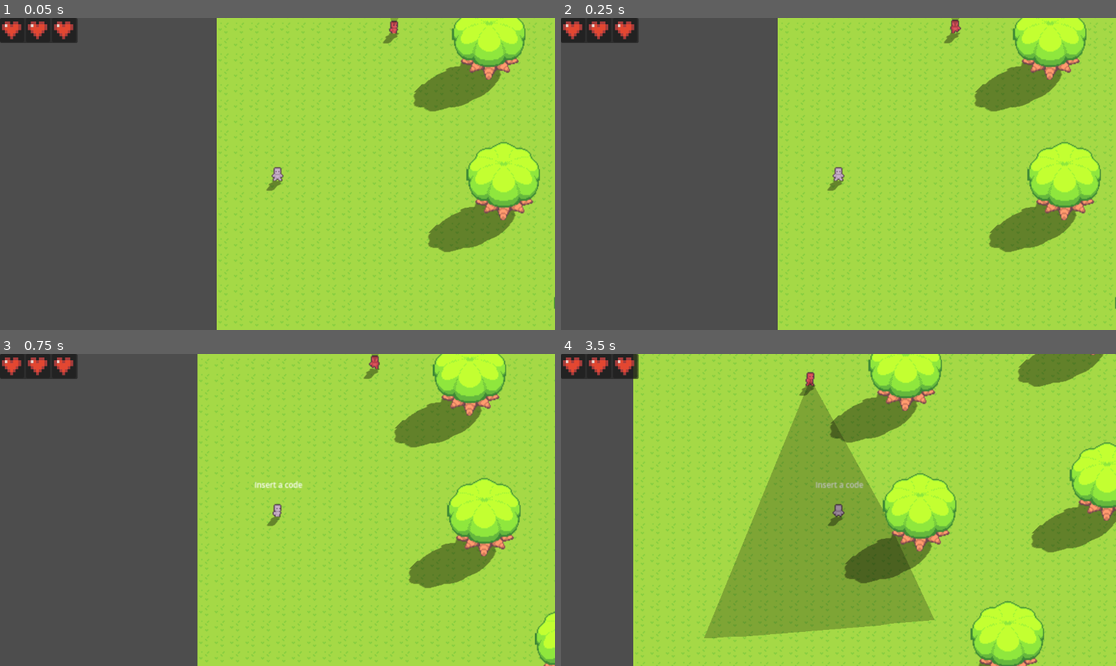
Above: before the commit, frames 1-4 (two rows, left to right).
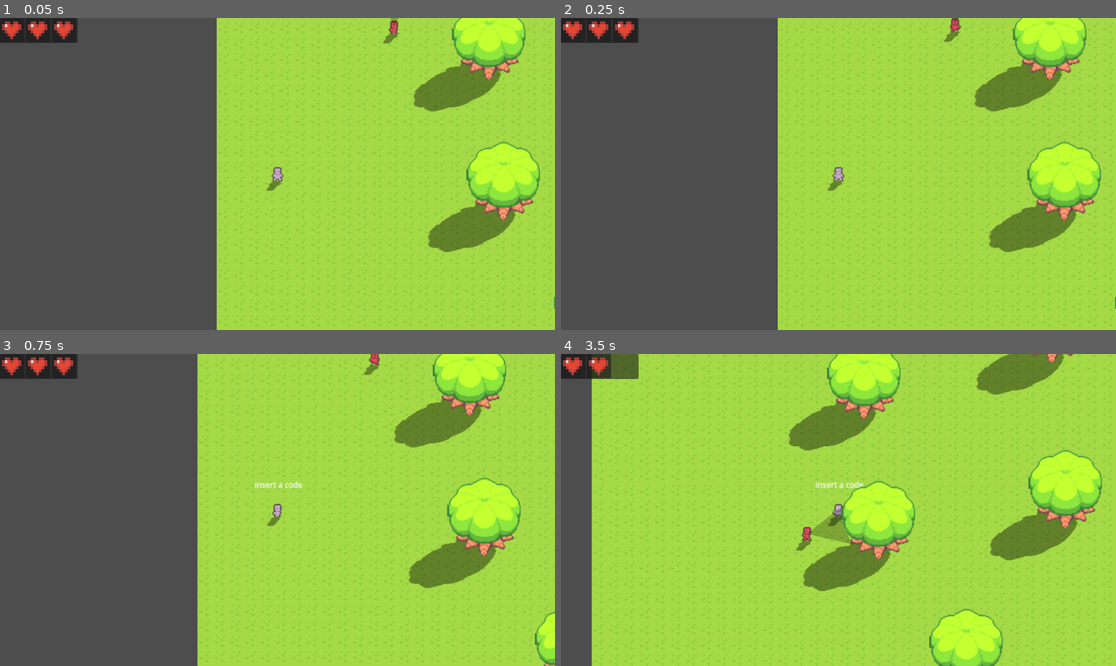
Above: after the commit, the same moments.

Repository: asuma312/red_hood_fox
Game: Godot game, scene res://main.tscn
The game is run twice, just before and just after one commit, with the same random seed, the same clock (stepped at 60 frames per second) and the same inputs.
Inputs (mouse positions are in pixels of both pictures, inside the frame that each line leads up to):
- Up to frame 1 (0.05 s): no input
- Up to frame 2 (0.25 s): no input
- Up to frame 3 (0.75 s): tap Enter at 0.5 s; hold Right (rightarrow) from 0.53 s (still down); tap ` (startwriting) at 0.6 s; click (277, 510) at 0.67 s
- Up to frame 4 (3.5 s): move the mouse to (727, 525) at 1.27 s; release Right (rightarrow) at 1.28 s; hold Down (downarrow) 1.28-2.03 s; tap Backspace at 1.35 s; move the mouse to (894, 441) at 2.02 s; hold Right (rightarrow) 2.03-2.78 s; tap Delete at 2.1 s; move the mouse to (810, 572) at 2.77 s; hold Up (uparrow) from 2.78 s (still down); tap ` (startwriting) at 2.85 s; click (810, 572) at 2.92 s

Frame 1 is identical in both runs. In frame 2, less than 0.1% of the frame differs, in the area x 68-73%, y 0-9%; in frame 3, 0.1%; in frame 4, 42%, in the area x 5-100%, y 0-100%.

Commit message:
added enemys shadow

Diff:
--- a/chars/basechar.tscn
+++ b/chars/basechar.tscn
@@ -187,7 +187,6 @@
 [node name="shadow" type="AnimatedSprite2D" parent="shadow_checker"]
 modulate = Color(0, 0, 0, 0.384314)
 position = Vector2(-4, 12)
-scale = Vector2(1, 1)
 skew = 0.698132
 sprite_frames = SubResource("SpriteFrames_gbgqy")
 animation = &"idle_down"
--- a/chars/enemy.gd
+++ b/chars/enemy.gd
@@ -1,6 +1,6 @@
 extends CharacterBody2D
 
-var speed = 10
+var speed = 95
 var last_move = "up"
 var last_index = 0
 var actual_move
@@ -57,7 +57,7 @@
 
 
 @onready var shadow_animation: AnimatedSprite2D = $shadow_checker/shadow
-@onready var shadow_collision: CollisionShape2D = $shadow_checker/shadow_collision
+@onready var shadow_collision: CollisionPolygon2D = $shadow_checker/shadow_collision
 @onready var shadow_checker: Area2D = $shadow_checker
 
 var in_shadow:bool = false
--- a/chars/enemy.tscn
+++ b/chars/enemy.tscn
@@ -144,9 +144,6 @@
 
 [sub_resource type="RectangleShape2D" id="RectangleShape2D_kaxpn"]
 size = Vector2(8, 13)
-
-[sub_resource type="RectangleShape2D" id="RectangleShape2D_s5jxq"]
-size = Vector2(8, 14)
 
 [sub_resource type="AtlasTexture" id="AtlasTexture_dkl3b"]
 atlas = ExtResource("3_e1iyy")
@@ -303,18 +300,17 @@
 
 [node name="shadow_checker" type="Area2D" parent="."]
 
-[node name="shadow_collision" type="CollisionShape2D" parent="shadow_checker"]
-shape = SubResource("RectangleShape2D_s5jxq")
-
 [node name="shadow" type="AnimatedSprite2D" parent="shadow_checker"]
 modulate = Color(0, 0, 0, 0.384314)
 position = Vector2(-4, 12)
-scale = Vector2(1, 1)
 skew = 0.698132
 sprite_frames = SubResource("SpriteFrames_grnwl")
 animation = &"idle_down"
 flip_v = true
 
+[node name="shadow_collision" type="CollisionPolygon2D" parent="shadow_checker"]
+polygon = PackedVector2Array(-5, 7, -6, 8, -5, 8, -7, 10, -8, 11, -8, 12, -11, 16, -11, 17, -5, 17, -4, 16, 0, 12, 3, 11, 3, 8, 5, 7)
+
 [node name="fovs" type="Node2D" parent="."]
 
 [node name="fov_range_big" type="Area2D" parent="fovs"]
@@ -340,6 +336,7 @@
 polygon = PackedVector2Array(3, -2, 68, -30, 67, 0, 66, 31)
 
 [node name="fov_polyon_checkers_big" type="Node2D" parent="fovs"]
+visible = false
 
 [node name="RayCast2D" type="RayCast2D" parent="fovs/fov_polyon_checkers_big"]
 target_position = Vector2(261, -118)
@@ -490,12 +487,14 @@
 [node name="navigation" type="Node2D" parent="."]
 
 [node name="light_source_finder" type="RayCast2D" parent="navigation"]
+position = Vector2(0, -2)
 target_position = Vector2(0, 4)
 collision_mask = 6
 
 [node name="NavigationAgent2D" type="NavigationAgent2D" parent="navigation"]
 
 [node name="player_finder" type="RayCast2D" parent="navigation"]
+position = Vector2(11, 3)
 collision_mask = 6
 
 [connection signal="timeout" from="timers/searching_timer" to="." method="_on_searching_timer_timeout"]
Not shown: 1 places in chars/enemy.tscn that only renumber resources
